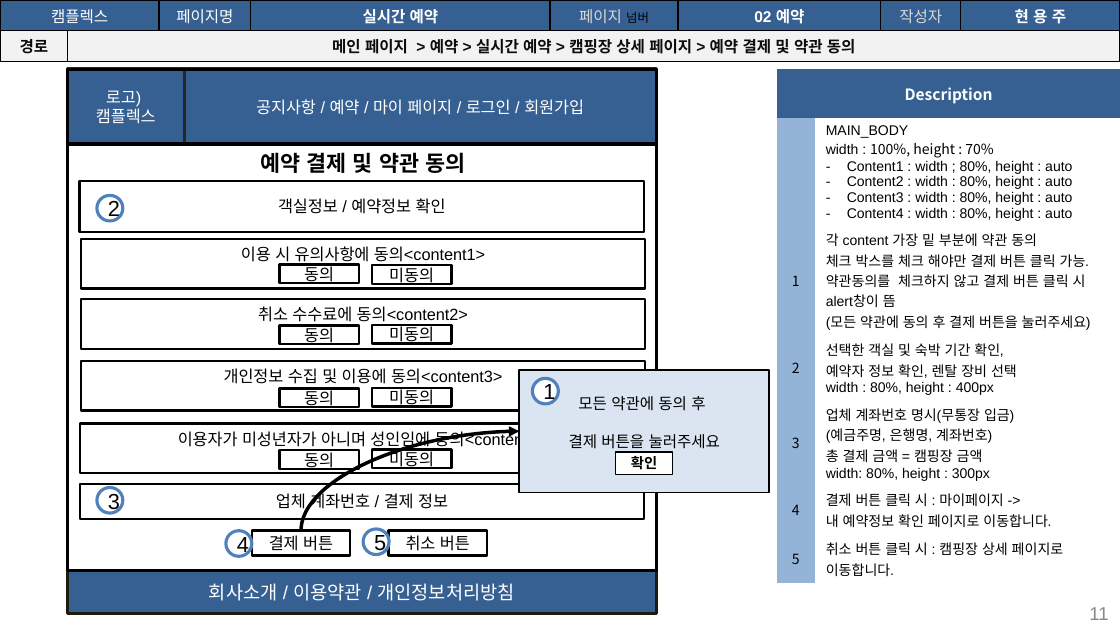
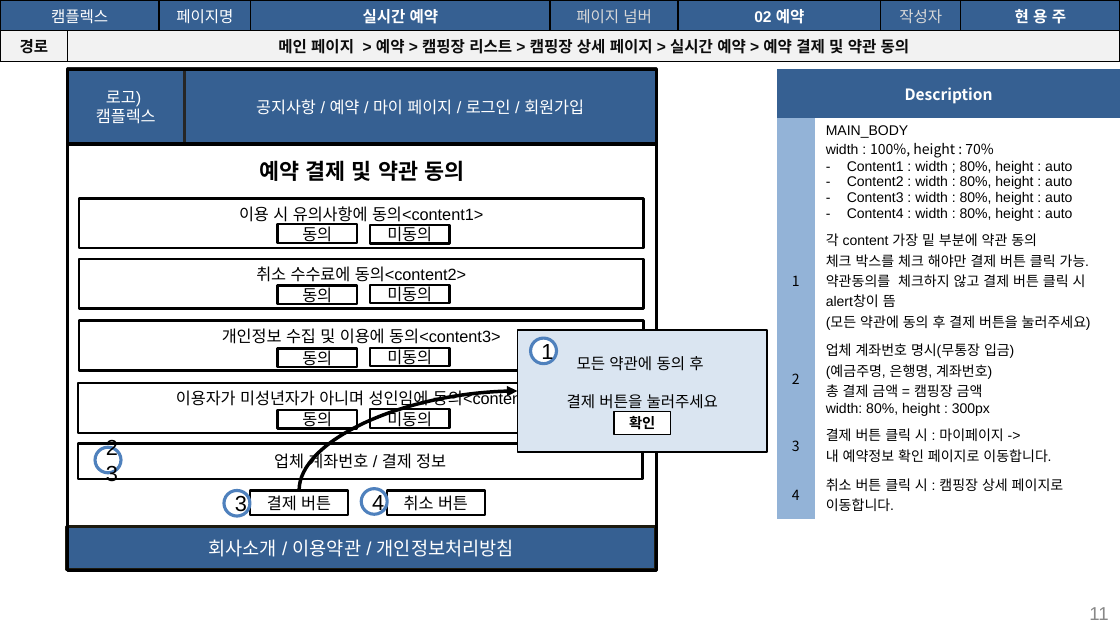
Before and after one commit to seoulsudal/CamFlexProject, a slide deck: slide 11 of 프로젝트 산출물/9. 스토리보드/캠플렉스 사용자_스토리보드.pptx. Drawn at 1120x630 pixels with LibreOffice and Linux fonts; fonts in the diff are those of the drawing. Boxes give left, top, right and bottom in pixels: in the first picture for what was removed or moved away, otherwise in the second. Text is boxed around its words. In the diff, an @@ line names an element or a change of style, - is before the commit and + after.

```diff
--- a/프로젝트 산출물/9. 스토리보드/캠플렉스 사용자_스토리보드.pptx
+++ b/프로젝트 산출물/9. 스토리보드/캠플렉스 사용자_스토리보드.pptx
@@ table at [0,0,1120,58] @@
-row 2, column 2: 메인 페이지 > 예약 > 실시간 예약 > 캠핑장 상세 페이지 > 예약 결제 및 약관 동의
+row 2, column 2: 메인 페이지 > 예약 > 캠핑장 리스트 > 캠핑장 상세 페이지 > 실시간 예약 > 예약 결제 및 약관 동의
@@ size 8 to 10 pt, text colour #000000 to #D8D8D8 in "넘버" @@
@@ font Arial to Noto Sans CJK KR in "페이지" @@
@@ table at [777,68,1120,515] @@
-row 4: 2 | 선택한 객실 및 숙박 기간 확인, / 예약자 정보 확인, 렌탈 장비 선택 / width : 80%, height : 400px
-row 5: 3 | 업체 계좌번호 명시(무통장 입금) / (예금주명, 은행명, 계좌번호) / 총 결제 금액 = 캠핑장 금액 / width: 80%, height : 300px
-row 6: 4 | 결제 버튼 클릭 시 : 마이페이지 -> / 내 예약정보 확인 페이지로 이동합니다.
-row 7: 5 | 취소 버튼 클릭 시 : 캠핑장 상세 페이지로 이동합니다.
+row 4: 2 | 업체 계좌번호 명시(무통장 입금) / (예금주명, 은행명, 계좌번호) / 총 결제 금액 = 캠핑장 금액 / width: 80%, height : 300px
+row 5: 3 | 결제 버튼 클릭 시 : 마이페이지 -> / 내 예약정보 확인 페이지로 이동합니다.
+row 6: 4 | 취소 버튼 클릭 시 : 캠핑장 상세 페이지로 이동합니다.
@@ text "예약 결제 및 약관 동의": place and size @@
-text "예약 결제 및 약관 동의" at [260,152,465,173]
+text "예약 결제 및 약관 동의" at [259,160,464,181]
@@ rectangle removed at [80,181,644,233] @@
-객실정보 / 예약정보 확인
@@ ellipse removed at [97,195,123,221] @@
-2
@@ rectangle "모든 약관에 동의 후": place and size @@
-rectangle "모든 약관에 동의 후" at [520,370,769,492]
+rectangle "모든 약관에 동의 후" at [517,330,767,452]
@@ 15 rectangles, 1 ellipse, 1 curved arrow: place and size @@
-15 rectangles, 1 ellipse, 1 curved arrow at [80,239,673,556]
+15 rectangles, 1 ellipse, 1 curved arrow at [78,198,671,515]
@@ ellipse added at [95,447,121,473], fill #FFFFFF, outline #4F81BD 2 pt, 14 pt, text #000000 @@
+23
@@ ellipse "3": place and size @@
-ellipse "3" at [97,487,123,513]
+ellipse "3" at [224,491,250,516]
@@ ellipse "4": place and size @@
-ellipse "4" at [226,531,252,557]
+ellipse "4" at [362,488,388,514]
@@ rectangle "취소 버튼": place and size @@
-rectangle "취소 버튼" at [389,531,487,556]
+rectangle "취소 버튼" at [386,491,485,515]
@@ rectangle "회사소개 / 이용약관 / 개인정보처리방침": place and size @@
-rectangle "회사소개 / 이용약관 / 개인정보처리방침" at [67,570,656,614]
+rectangle "회사소개 / 이용약관 / 개인정보처리방침" at [67,526,656,570]
@@ ellipse removed at [363,529,389,554] @@
-5
```
Also in this commit, not shown: 3 other slides changed, 3 other files.
